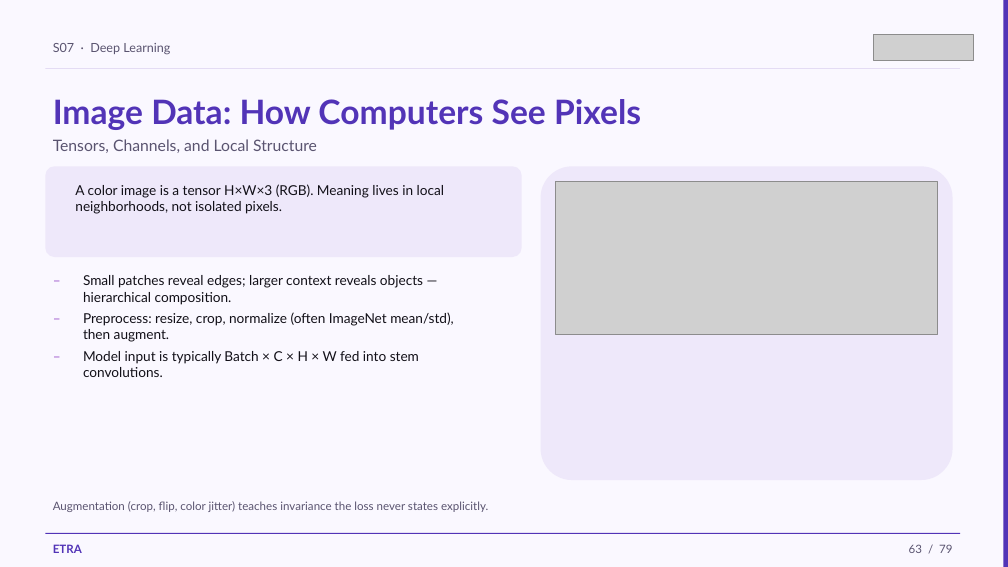
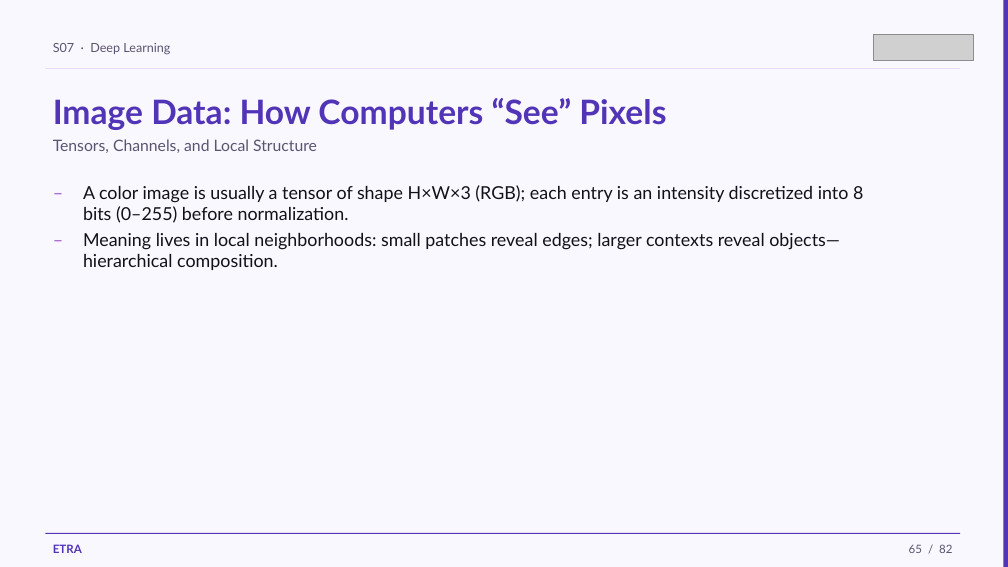
Before and after one commit to iksasa15/AI-ML, a slide deck: slide 65 of web-presentation/pdf-exports/Week2-Session1-Deep-Learning.pptx (slide 63 before the commit). Drawn at 1008x567 pixels with LibreOffice and Linux fonts; fonts in the diff are those of the drawing; grey boxes stand for pictures. Boxes give left, top, right and bottom in pixels: in the first picture for what was removed or moved away, otherwise in the second. Text is boxed around its words. In the diff, an @@ line names an element or a change of style, - is before the commit and + after.

```diff
--- a/web-presentation/pdf-exports/Week2-Session1-Deep-Learning.pptx
+++ b/web-presentation/pdf-exports/Week2-Session1-Deep-Learning.pptx
@@ text at (53,98,666,130): text changed @@
-Image Data: How Computers See Pixels
+Image Data: How Computers “See” Pixels
@@ text "–" at (45,178,72,212): size 13 to 17 pt @@
@@ text "–": place and size @@
-text "–" at (45,306,72,338)
+text "–" at (45,178,72,212)
@@ rounded rectangle removed at (45,166,522,257) @@
@@ rounded rectangle removed at (541,166,953,480) @@
@@ text at (83,185,863,223): text changed; size 13 to 17 pt @@
-A color image is a tensor H×W×3 (RGB). Meaning lives in local neighborhoods, not isolated pixels.
+A color image is usually a tensor of shape H×W×3 (RGB); each entry is an intensity discretized into 8 bits (0–255) before normalization.
@@ picture removed at (556,181,938,334) @@
@@ text "–": place and size @@
-text "–" at (45,268,72,300)
+text "–" at (45,225,72,259)
@@ text "–" at (45,225,72,259): size 13 to 17 pt @@
@@ text at (83,233,840,270): text changed; size 13 to 17 pt @@
-Small patches reveal edges; larger context reveals objects — hierarchical composition.
+Meaning lives in local neighborhoods: small patches reveal edges; larger contexts reveal objects—hierarchical composition.
@@ text removed at (83,312,454,342) @@
-Preprocess: resize, crop, normalize (often ImageNet mean/std), then augment.
@@ text removed at (45,344,72,376) @@
-–
@@ text removed at (83,351,419,377) @@
-Model input is typically Batch × C × H × W fed into stem convolutions.
@@ text removed at (53,501,488,512) @@
-Augmentation (crop, flip, color jitter) teaches invariance the loss never states explicitly.
@@ text at (909,544,952,553): text changed @@
-63 / 79
+65 / 82
```
Also in this commit, not shown: 77 other slides changed, 3 slides added, 3 other files.
